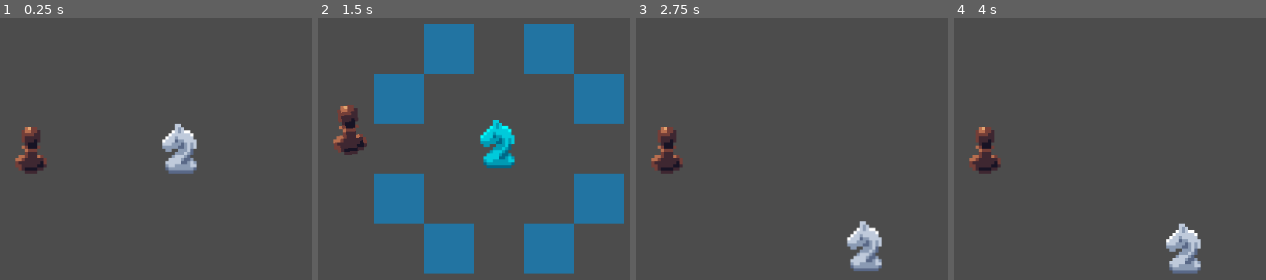
Above: before the commit, frames 1-4 (left to right).
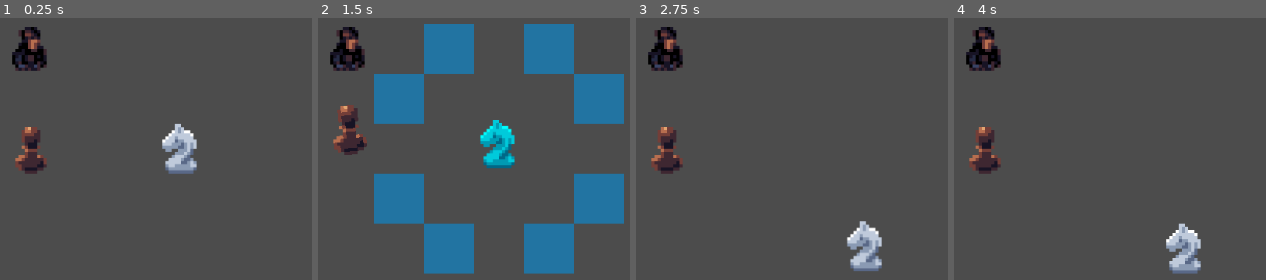
Above: after the commit, the same moments.

Repository: stealthio/Kings-Pawn
Game: Godot game, scene res://Game.tscn
Same seed, same stepped clock (60 frames per second), same inputs: the game is played once before the commit and once after it. The project has no main scene, so this scene is started directly.
Inputs (mouse positions are in pixels of both pictures, inside the frame that each line leads up to):
- Up to frame 1 (0.25 s): no input
- Up to frame 2 (1.5 s): tap Enter at 0.5 s; move the mouse to (349, 149) at 0.52 s; click (349, 149) at 0.6 s; move the mouse to (498, 149) at 1.27 s; click (498, 149) at 1.35 s
- Up to frame 3 (2.75 s): move the mouse to (866, 248) at 2.02 s; click (866, 248) at 2.1 s
- Up to frame 4 (4 s): move the mouse to (outside the picture) at 2.77 s; click (outside the picture) at 2.85 s; tap Space at 3.5 s; move the mouse to (outside the picture) at 3.52 s; click (outside the picture) at 3.6 s

The runs differ from the first frame. In frame 1, 1.4% of the frame differs, in the area x 3-16%, y 3-21%; in frame 2, 1.4%; in frame 3, 1.4%; in frame 4, 1.4%.

Commit message:
Implemented basic killing mechanic

Diff:
--- a/Game.tscn
+++ b/Game.tscn
@@ -1,7 +1,13 @@
-[gd_scene load_steps=3 format=2]
+[gd_scene load_steps=7 format=2]
 
 [ext_resource path="res://Scenes/Figurine.tscn" type="PackedScene" id=1]
+[ext_resource path="res://Scenes/Board.tscn" type="PackedScene" id=2]
 [ext_resource path="res://Ressources/Figurines/Horse.png" type="Texture" id=3]
+[ext_resource path="res://Ressources/Enemies/Pawn.png" type="Texture" id=4]
+[ext_resource path="res://Scripts/Enemy.gd" type="Script" id=5]
+
+[sub_resource type="RectangleShape2D" id=1]
+extents = Vector2( 32, 32 )
 
 [node name="Game" type="Node2D"]
 
@@ -16,4 +22,17 @@
 [node name="Sprite" parent="Horse" index="0"]
 texture = ExtResource( 3 )
 
+[node name="Enemy" type="Node2D" parent="."]
+position = Vector2( 128, 64 )
+script = ExtResource( 5 )
+
+[node name="Sprite" type="Sprite" parent="Enemy"]
+texture = ExtResource( 4 )
+
+[node name="Area2D" type="Area2D" parent="Enemy"]
+
+[node name="CollisionShape2D" type="CollisionShape2D" parent="Enemy/Area2D"]
+shape = SubResource( 1 )
+
+[editable path="Pawn"]
 [editable path="Horse"]
--- a/Scripts/AvailableCell.gd
+++ b/Scripts/AvailableCell.gd
@@ -2,25 +2,33 @@
 
 var connected_figure
 var _mouse_inside = false
-var valid = true
+var type = Helper.cell_content.FREE
 
 func check_position():
-	if !Helper.check_position(global_position):
-		self_modulate = Color.red
-		valid = false
+	type = Helper.check_position(global_position)
+	match(type):
+		Helper.cell_content.ALLY:
+			self_modulate = Color.red
+		Helper.cell_content.ENEMY:
+			self_modulate = Color.green
 
 func _process(delta):
 	if Input.is_action_just_pressed("select"):
-		if _mouse_inside and valid:
-			connected_figure.move_to_position(global_position)
-			#connected_figure.global_position = global_position
-			Helper.clear_available_cells()
+		if _mouse_inside:
+			match(type):
+				Helper.cell_content.FREE:
+					connected_figure.move_to_position(global_position)
+					Helper.clear_available_cells()
+				Helper.cell_content.ENEMY:
+					var enemy = Helper.get_enemy_at_position(global_position)
+					enemy.call_deferred("free")
+					connected_figure.kill_at_position(global_position)
+					Helper.clear_available_cells()
 
 func _on_Area2D_mouse_entered():
 	texture = preload("res://Ressources/Board/Available1.png")
 	_mouse_inside = true
 
-
 func _on_Area2D_mouse_exited():
 	texture = preload("res://Ressources/Board/Available0.png")
 	_mouse_inside = false
--- /dev/null
+++ b/Scripts/Enemy.gd
@@ -0,0 +1,7 @@
+extends Node2D
+
+func _ready():
+	Helper.enemies.append(self)
+
+func _exit_tree():
+	Helper.enemies.erase(self)
--- a/Scripts/Figure.gd
+++ b/Scripts/Figure.gd
@@ -11,7 +11,12 @@
 	Helper.figures.append(self)
 	$AnimationPlayer.play("Idle")
 
+func _exit_tree():
+	Helper.figures.erase(self)
+
 func setSelected(value):
+	if _tpos != null:
+		return
 	selected = value
 	if selected:
 		$AnimationPlayer.play("PickedUp")
@@ -24,6 +29,9 @@
 
 func move_to_position(pos):
 	_tpos = pos
+
+func kill_at_position(pos):
+	move_to_position(pos)
 
 func _process(delta):
 	if Input.is_action_just_pressed("select"):
--- a/Scripts/Helper.gd
+++ b/Scripts/Helper.gd
@@ -2,8 +2,15 @@
 
 var grid_size = 64
 var figures = []
+var enemies = []
 
 var _temporary_cells = []
+
+enum cell_content {
+	FREE,
+	ALLY,
+	ENEMY
+}
 
 func clear_available_cells():
 	for cell in _temporary_cells:
@@ -41,8 +48,19 @@
 		s.check_position()
 
 # check if a position is free
-func check_position(position):
+# returns 0 if free
+# 1 if ally
+# 2 if enemy
+func check_position(position) -> int:
 	for figure in figures:
 		if figure.global_position == position:
-			return false
-	return true
+			return cell_content.ALLY
+	for enemy in enemies:
+		if enemy.global_position == position:
+			return cell_content.ENEMY
+	return cell_content.FREE
+
+func get_enemy_at_position(position):
+	for enemy in enemies:
+		if enemy.global_position == position:
+			return enemy
Binary file changed: Ressources/Enemies/Pawn.png
